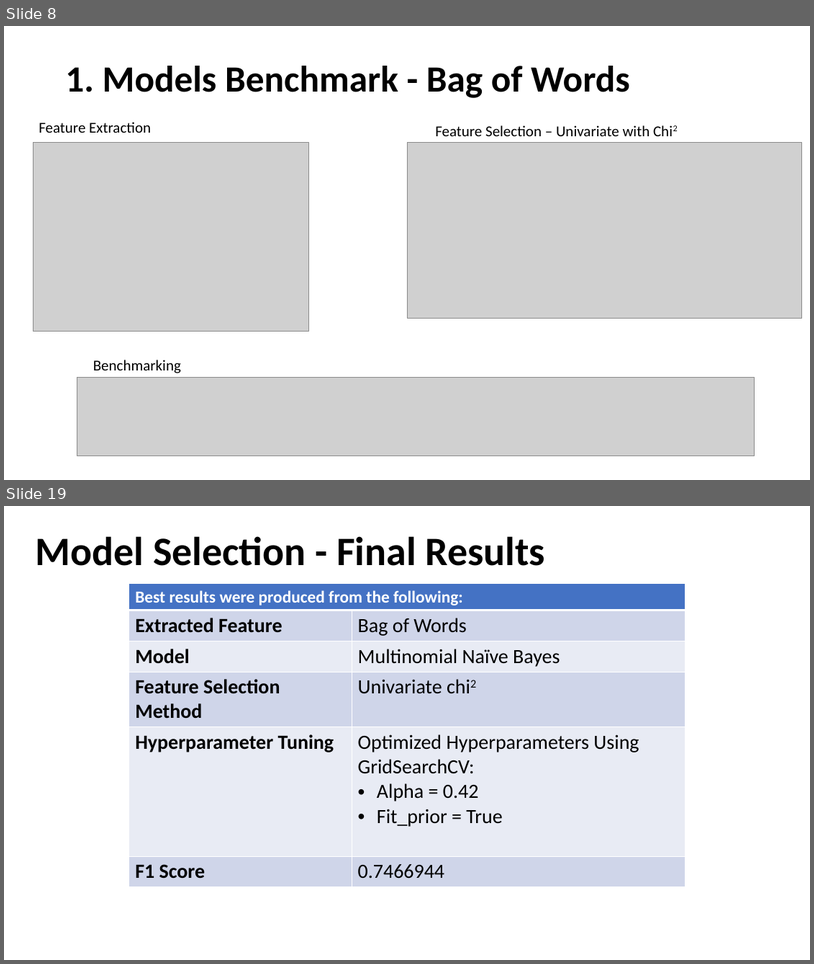
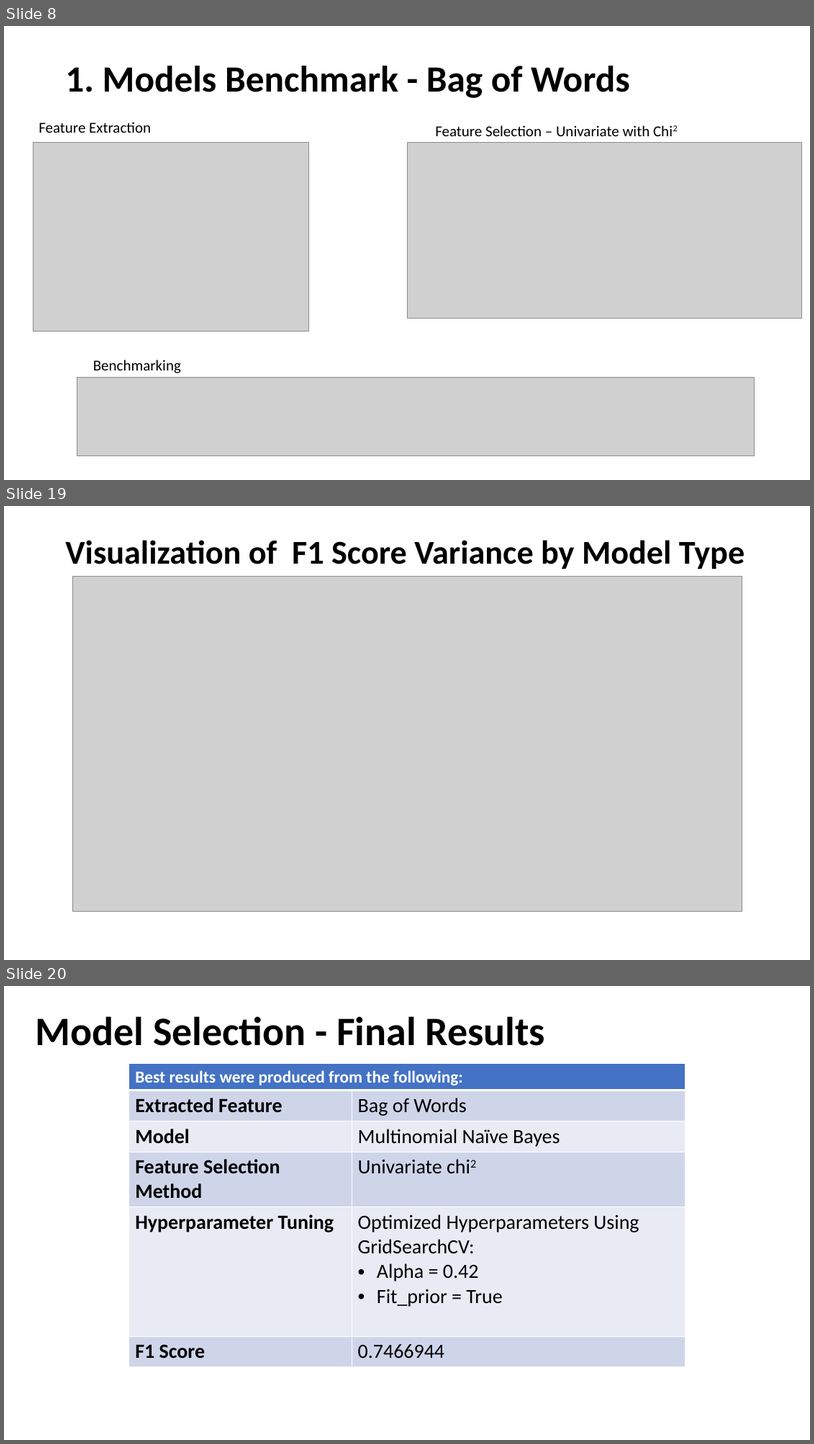
Before and after one commit to CSML1010-3-2020/NLPCourseProject, a slide deck: CSML1010_Group3_Project_Milestone02.pptx. Shown one above the other, each under a label of ours: slides 8 and 19 before the commit, slides 8, 19 and 20 after it; the slides between them are not shown. The pictures are 814x964 and 814x1444 pixels, drawn with LibreOffice and Linux fonts; fonts in the diff are those of the drawing; grey boxes stand for pictures. Boxes give left, top, right and bottom in pixels: in the first picture for what was removed or moved away, otherwise in the second. Text is boxed around its words. In the diff, an @@ line names an element or a change of style, - is before the commit and + after.

```diff
--- a/CSML1010_Group3_Project_Milestone02.pptx
+++ b/CSML1010_Group3_Project_Milestone02.pptx
@@ slide 19 added at bbox=[4, 506, 810, 960], background #FFFFFF @@
@@ title added at bbox=[65, 540, 745, 569], 39.6 pt, text #000000, bold @@
+Visualization of F1 Score Variance by Model Type
@@ picture added at bbox=[72, 576, 742, 911] @@
@@ what was slide 19 is now slide 20 @@
```
Also in this commit, not shown: 10 slides changed.
